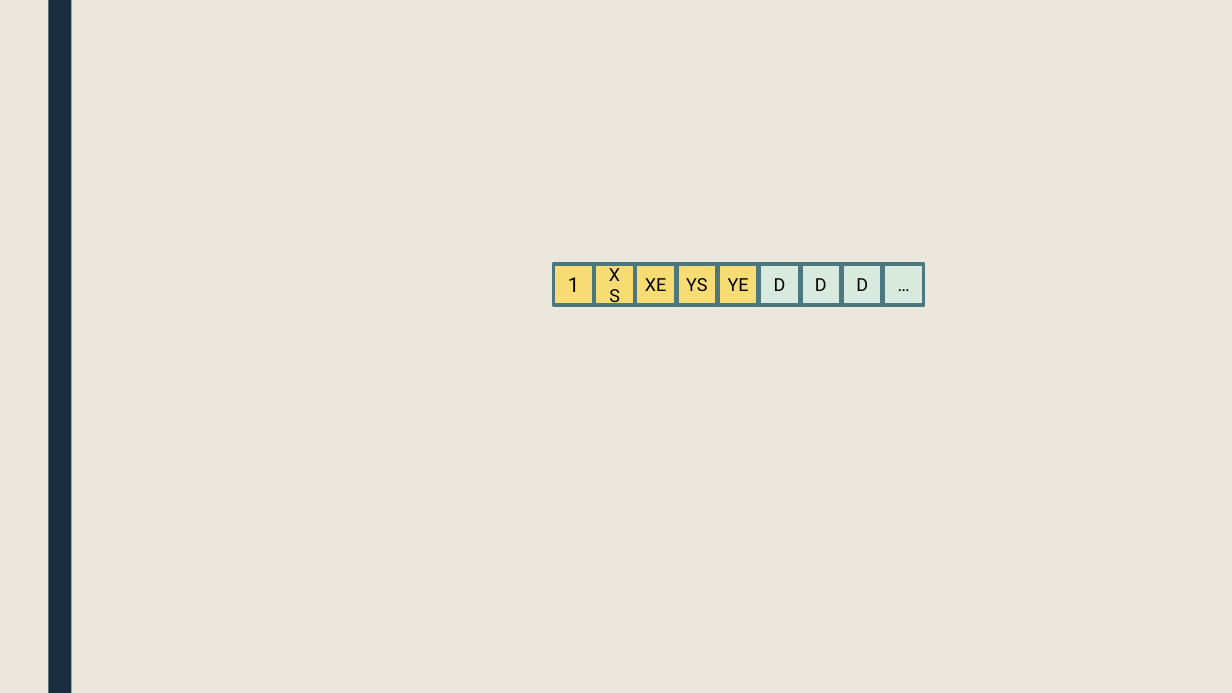
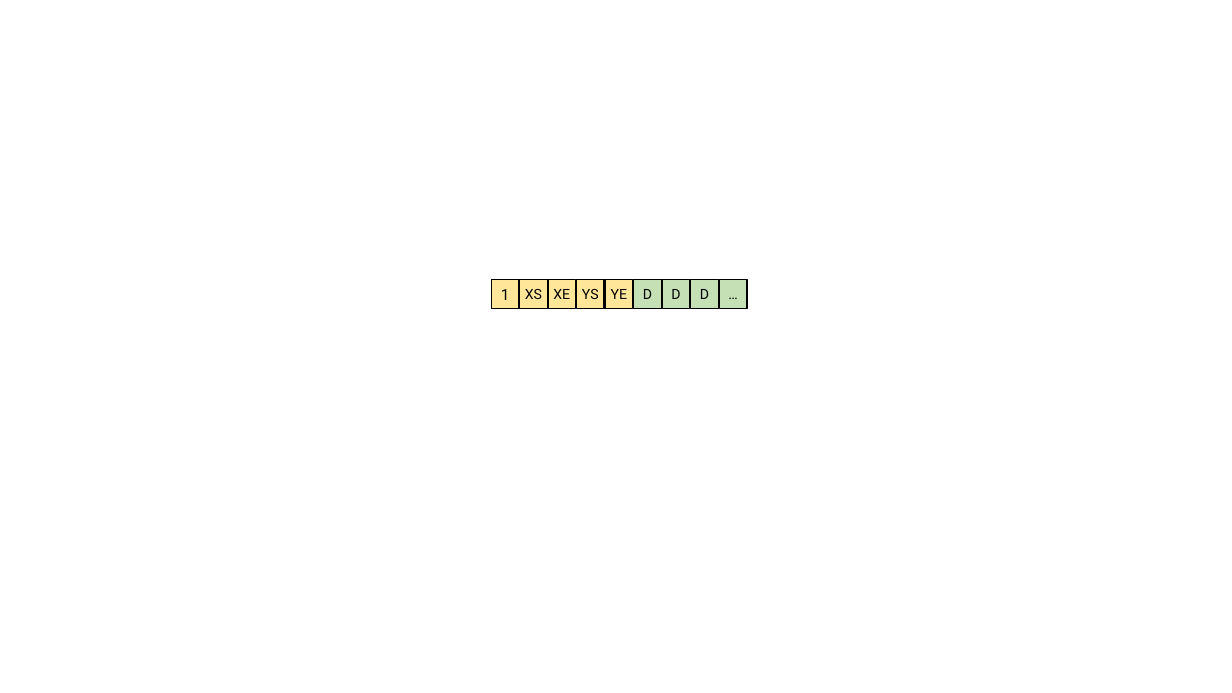
Before and after one commit to snaphat/phd_aaron_landwehr, a slide deck: slide 1 of fig/packet_refresher.pptx. Drawn at 1232x693 pixels with LibreOffice and Linux fonts; fonts in the diff are those of the drawing. Boxes give left, top, right and bottom in pixels: in the first picture for what was removed or moved away, otherwise in the second. Text is boxed around its words. In the diff, an @@ line names an element or a change of style, - is before the commit and + after.

```diff
--- a/fig/packet_refresher.pptx
+++ b/fig/packet_refresher.pptx
@@ background #EBE7DD to #FFFFFF @@
@@ rectangle removed at (48, 0, 71, 693) @@
@@ rectangle removed at (884, 264, 923, 306) @@
-…
@@ rectangle "1": place and size @@
-rectangle "1" at (554, 264, 593, 306)
+rectangle "1" at (492, 280, 519, 309)
@@ rectangle "1" at (492, 280, 519, 309): size 16 to 12 pt; fill #F7DC74 to #FFE699; outline #4E777F 2.75 pt to #000000 1 pt @@
@@ rectangle "XS": place and size @@
-rectangle "XS" at (594, 264, 634, 306)
+rectangle "XS" at (519, 280, 547, 309)
@@ rectangle "XE": place and size @@
-rectangle "XE" at (636, 264, 676, 306)
+rectangle "XE" at (548, 280, 576, 309)
@@ rectangle "YS": place and size @@
-rectangle "YS" at (677, 264, 716, 306)
+rectangle "YS" at (577, 280, 604, 309)
@@ size 14 to 11 pt; fill #F7DC74 to #FFE699; outline #4E777F 2.75 pt to #000000 1 pt in 4 elements at (519, 280, 547, 309), (548, 280, 576, 309), (577, 280, 604, 309), (605, 280, 633, 309) @@
@@ rectangle "YE": place and size @@
-rectangle "YE" at (718, 264, 758, 306)
+rectangle "YE" at (605, 280, 633, 309)
@@ size 14 to 11 pt; fill #D8E9DE to #C5E0B4; outline #4E777F 2.75 pt to #000000 1 pt in 3 elements at (691, 280, 719, 309), (663, 280, 690, 309), (634, 280, 662, 309) @@
@@ rectangle "D": place and size @@
-rectangle "D" at (842, 264, 882, 306)
+rectangle "D" at (634, 280, 662, 309)
@@ rectangle "D": place and size @@
-rectangle "D" at (801, 264, 841, 306)
+rectangle "D" at (663, 280, 690, 309)
@@ rectangle "D": place and size @@
-rectangle "D" at (760, 264, 799, 306)
+rectangle "D" at (691, 280, 719, 309)
@@ rectangle added at (719, 280, 747, 309), fill #C5E0B4, outline #000000 1 pt, 11 pt, text #000000 @@
+…
```
Also in this commit, not shown: 13 other files.
